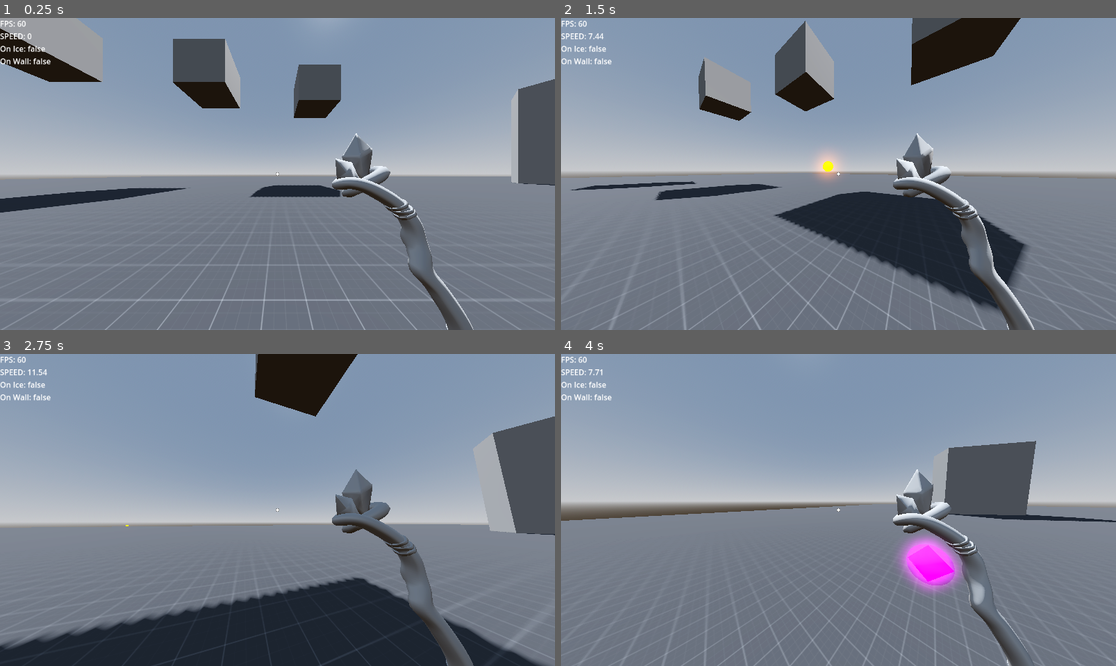
Above: before the commit, frames 1-4 (two rows, left to right).
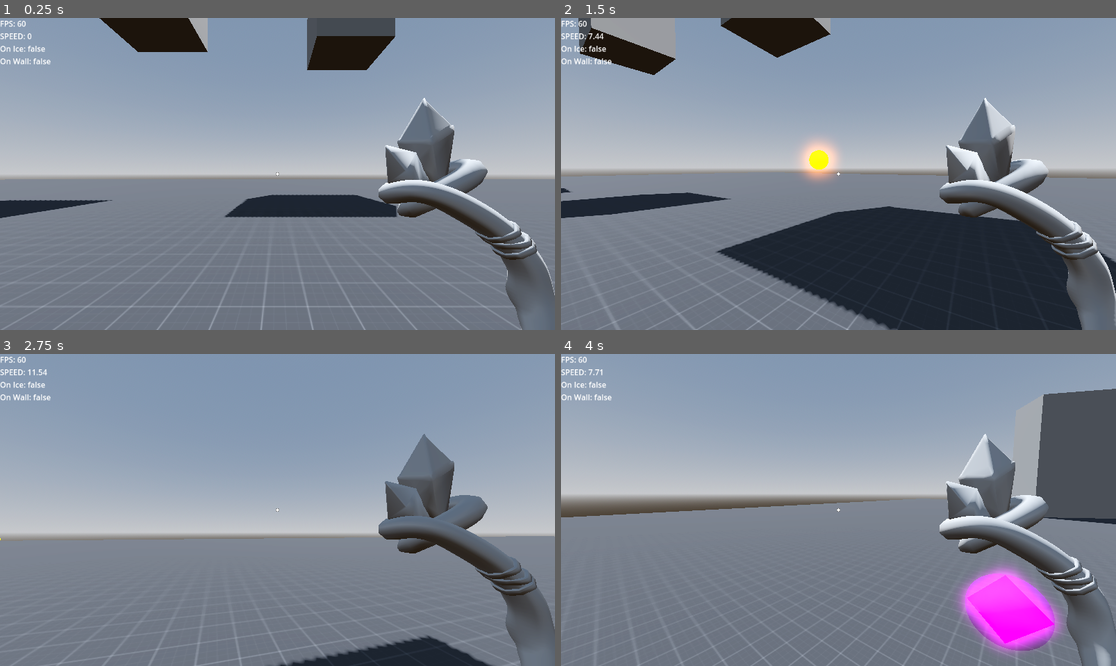
Above: after the commit, the same moments.

Repository: ChrisMuray/MovementMage
Game: Godot game, scene res://Levels/Sandbox.tscn
The game is run twice, just before and just after one commit, with the same random seed, the same clock (stepped at 60 frames per second) and the same inputs.
Inputs (mouse positions are in pixels of both pictures, inside the frame that each line leads up to):
- Up to frame 1 (0.25 s): no input
- Up to frame 2 (1.5 s): tap Enter at 0.5 s; move the mouse to (866, 174) at 0.52 s; hold Ctrl (crouch) 0.53-1.28 s; hold W (move_forward) from 0.53 s (still down); tap Space (jump) at 0.77 s; move the mouse to (810, 174) at 1.27 s; tap F (fireball) at 1.35 s
- Up to frame 3 (2.75 s): keep holding W (move_forward); tap Space (jump) at 1.52 s; move the mouse to (288, 503) at 2.02 s; press the mouse at (288, 503) at 2.03 s
- Up to frame 4 (4 s): keep holding W (move_forward); move the mouse to (832, 516) at 2.77 s; release the mouse at (832, 516) at 2.78 s; right-click (832, 516) at 2.85 s; tap Space (jump) at 3.02, 3.77 s; move the mouse to (877, 513) at 3.52 s; tap R (repulse) at 3.6 s

The runs differ from the first frame. In frame 1, 23% of the frame differs, in the area x 0-100%, y 0-100%; in frame 2, 33%; in frame 3, 32%; in frame 4, 22%.

Commit message:
grapple changes to player scene

Diff:
--- a/Player/Player.tscn
+++ b/Player/Player.tscn
@@ -44,7 +44,6 @@
 [node name="Camera3D" type="Camera3D" parent="CameraPivot"]
 cull_mask = 1048573
 current = true
-fov = 110.0
 
 [node name="Visor" type="MeshInstance3D" parent="CameraPivot/Camera3D"]
 transform = Transform3D(1, 0, 0, 0, 1, 0, 0, 0, 1, 0, 0, -0.4)
